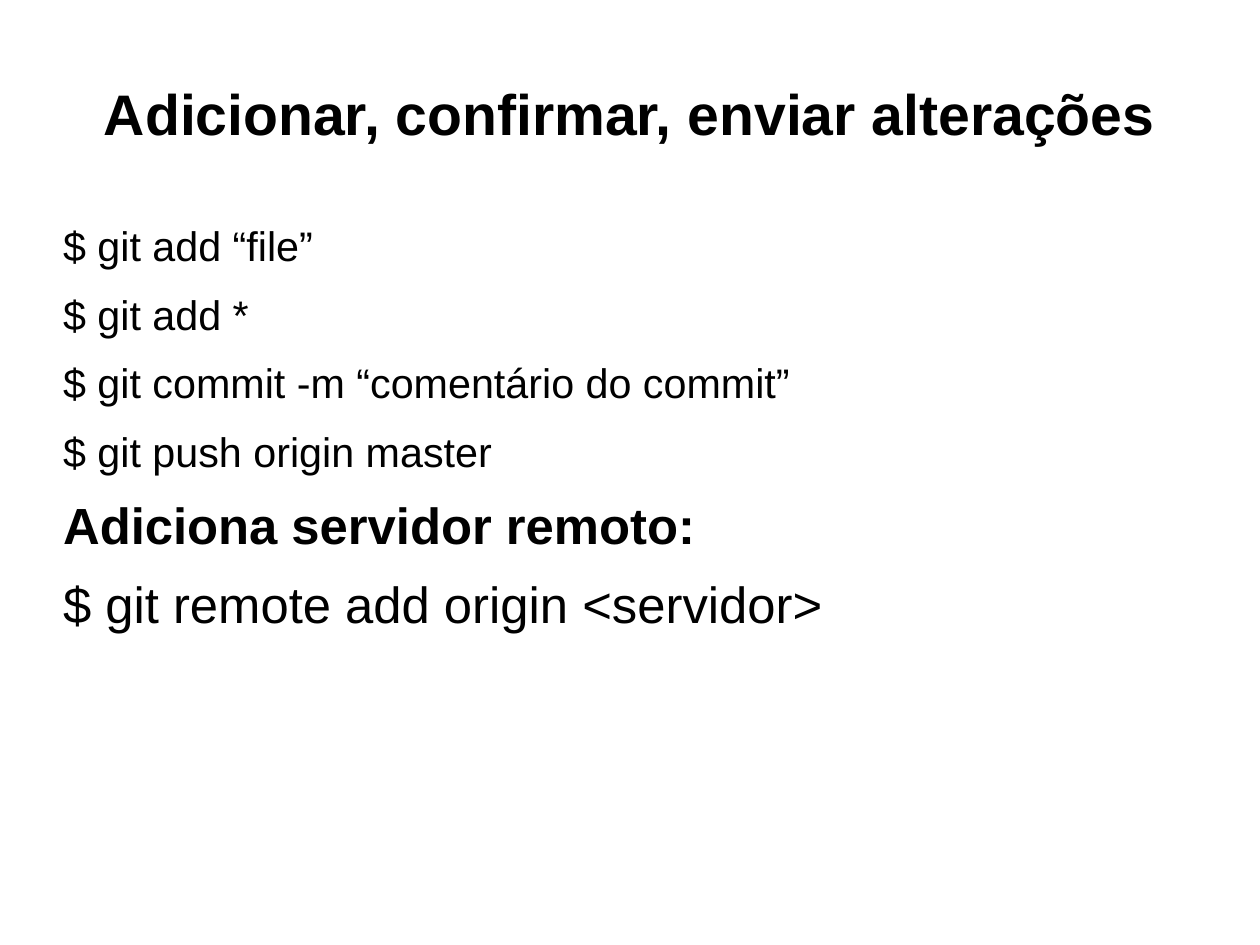
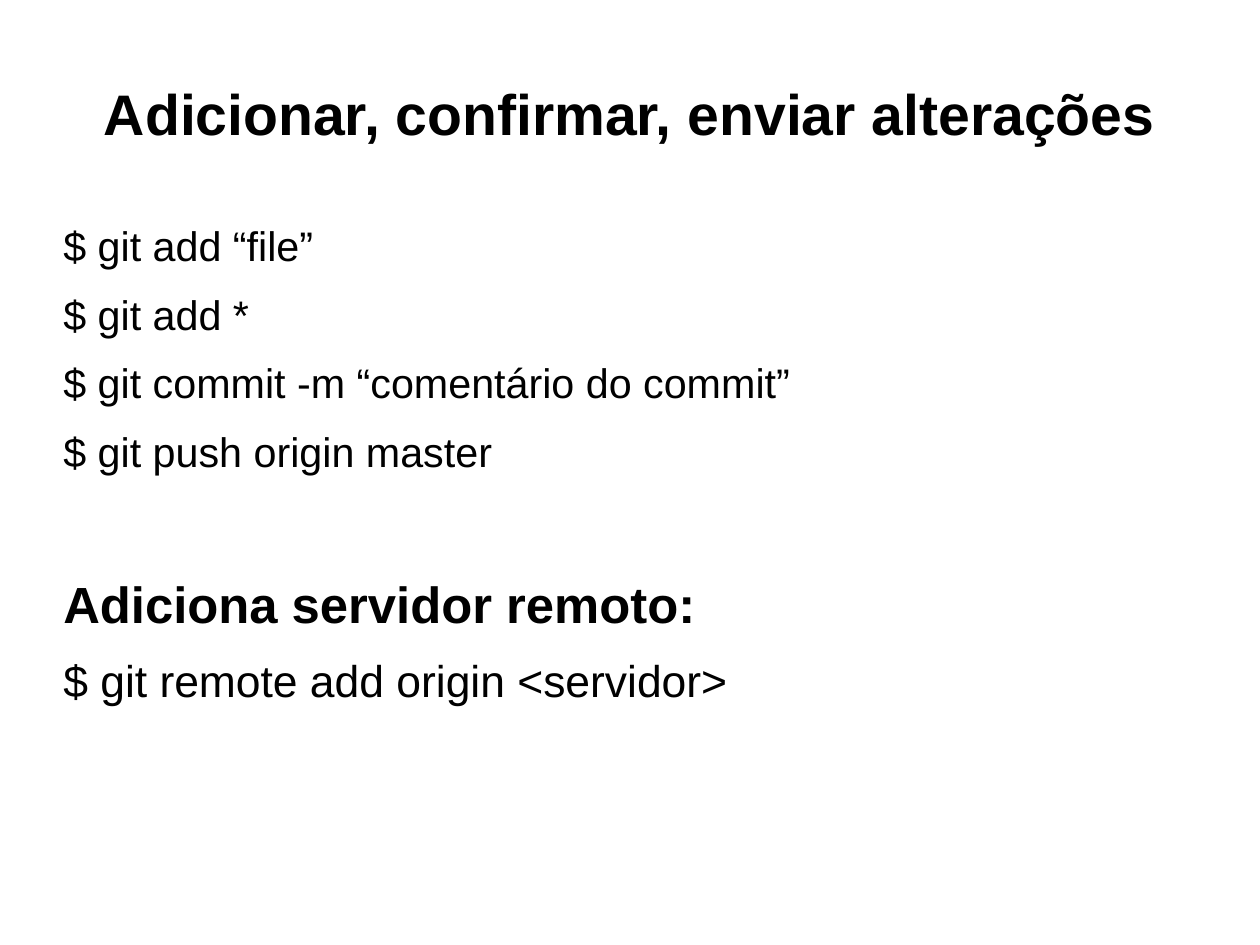
Before and after one commit to fcoedilson/engsoft, a slide deck: slide 21 of apresentacao_git_fa7_eng_soft/apresentacao_git_edilson_fa7.ppt (slide 20 before the commit). Drawn at 1260x945 pixels with LibreOffice and Linux fonts; fonts in the diff are those of the drawing. Boxes give left, top, right and bottom in pixels: in the first picture for what was removed or moved away, otherwise in the second. Text is boxed around its words. In the diff, an @@ line names an element or a change of style, - is before the commit and + after.

```diff
--- a/apresentacao_git_fa7_eng_soft/apresentacao_git_edilson_fa7.ppt
+++ b/apresentacao_git_fa7_eng_soft/apresentacao_git_edilson_fa7.ppt
@@ text at bbox=[100, 664, 727, 706]: size 32 to 28 pt in "$ git remote add origin <servidor>" @@
```
Also in this commit, not shown: 5 other slides changed, 2 slides added, 2 other files.
